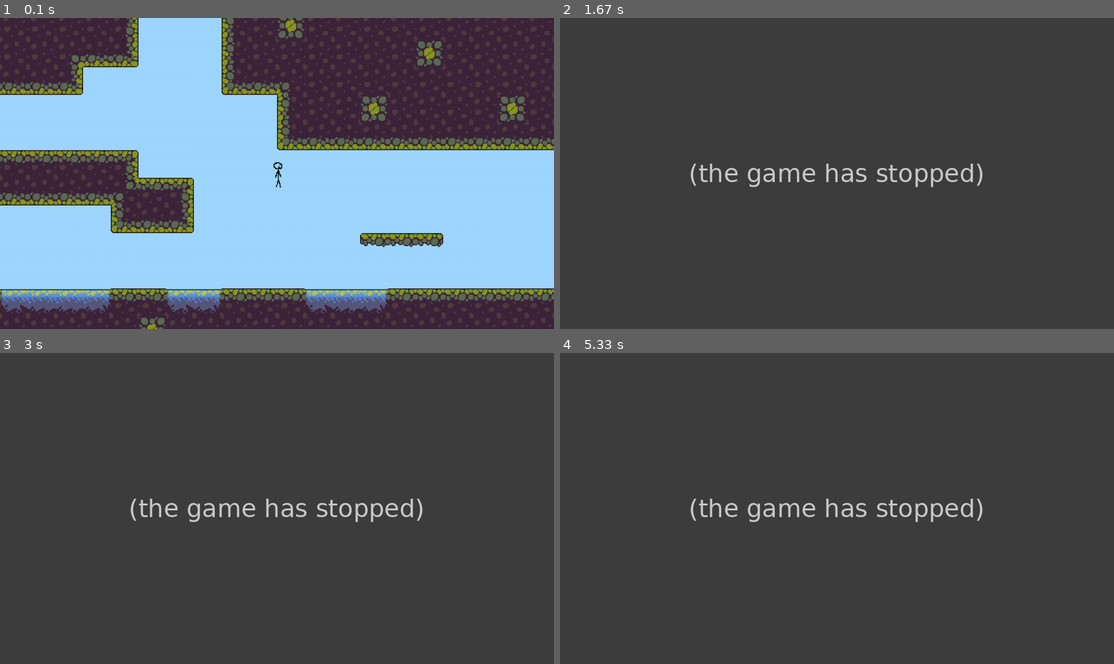
Above: before the commit, frames 1-4 (two rows, left to right).
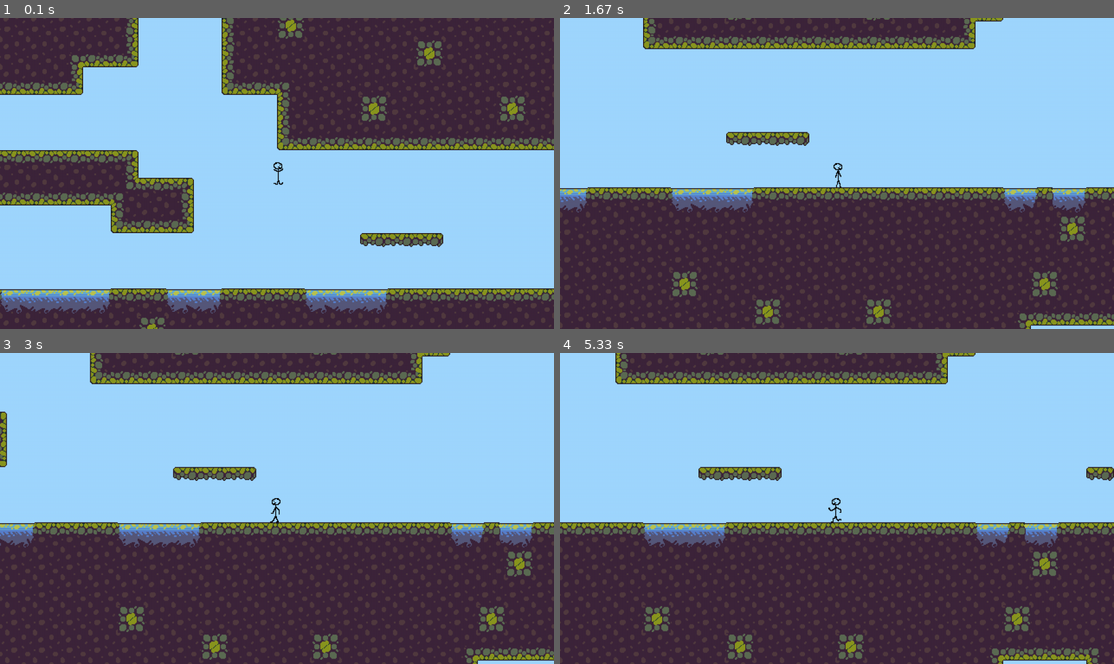
Above: after the commit, the same moments.

Repository: KDO1T/Return-To-Sender
Game: pygame game, started from main.py
The game is run twice, just before and just after one commit, with the same random seed, the same clock (stepped at 60 frames per second) and the same inputs.
Inputs:
- Up to frame 1 (0.1 s): no input
- Up to frame 2 (1.67 s): hold Space 0.33-0.8 s; hold D 0.33-0.8 s; tap Space at 0.83 s; hold D 1.17-1.63 s
- Up to frame 3 (3 s): hold D 2-2.47 s; hold A from 2.5 s (still down)
- Up to frame 4 (5.33 s): release A at 3.03 s; hold A 3.4-3.8 s; hold W 3.83-4.2 s; hold D 4.23-4.87 s; hold S 4.9-5.27 s; hold A from 5.3 s (still down)

The runs differ from the first frame. In frame 1, less than 0.1% of the frame differs, in the area x 49-52%, y 48-55%; in frame 2, 90%, in the area x 0-100%, y 0-100%; in frame 3, 90%; in frame 4, 90%.
Error before the commit: UnboundLocalError: cannot access local variable 'action' where it is not associated with a v...; the game stopped at 0.83 s (later frames are placeholders)

Commit message:
got animations working

Diff:
--- a/main.py
+++ b/main.py
@@ -87,18 +87,16 @@
 
 # *------------------------------ANIMATION------------------------------------------------------------------------
 
-# idle_frames = ['animations/idle/idle_1.png', 'animations/idle/idle_2.png', 'animations/idle/idle_3.png', 'animations/idle/idle_4.png',
-#                 'animations/idle/idle_5.png', 'animations/idle/idle_6.png']
 
 idle_frames = [pygame.image.load(f"animations/idle/idle_{i}.png") for i in range(1, 7)]
-movement_frames = [pygame.image.load(f"animations/idle/idle_{i}.png") for i in range(1, 6)]
-jumping_frames = []
+movement_frames = [pygame.image.load(f"animations/walking/walking_{i}.png") for i in range(1, 6)]
+jumping_frames = [pygame.image.load(f"animations/jumping/jumping_{i}.png") for i in range(1, 5)]
+falling_frames = [pygame.image.load(f"animations/falling/falling_{i}.png") for i in range(1, 4)]
 current_frames = []
-
-if len(current_frames) == 0:
-    current_frames = idle_frames
-
-mode = 0 #idle = 0, moving = 1, jumping = 2
+animated_frames = []
+
+
+mode = 0 #idle = 0, moving = 1, jumping = 2, falling = 3
 active_frame = 0
 count = 0
 
@@ -112,35 +110,12 @@
         action = tick //10
     if mod == 1: #moving
         action = tick //12
-
-
-    # if mod == 1:
-    #     if tick <= 10:
-    #         action = 0
-    #     if tick <= 20:
-    #         action = 1
-    #     if tick <= 30:
-    #         action = 2
-    #     if tick <= 40:
-    #         action = 3
-    #     if tick <= 50:
-    #         action = 4
-    #     if tick <= 60:
-    #         action = 5
-
-    # if mod == 2:
-    #     if tick <= 10:
-    #         action = 0
-    #     if tick <= 20:
-    #         action = 1
-    #     if tick <= 30:
-    #         action = 2
-    #     if tick <= 40:
-    #         action = 3
-    #     if tick <= 50:
-    #         action = 4
-    #     if tick <= 60:
-    #         action = 5
+    if mod == 2: #jumping
+        action = tick //15
+    if mod == 3: #falling
+        action = tick //20
+
+
 
     return action, tick
 
@@ -201,17 +176,10 @@
         if event.type == pygame.KEYDOWN:
             if event.key == pygame.K_d: #pressing D (right)
                 moving_right = True
-                mode = 1
-                current_frames = movement_frames
             if event.key == pygame.K_a: #pressing A (left)
                 moving_left = True
-                mode = 1
-                current_frames = movement_frames
             if event.key == pygame.K_SPACE:
                 press_space = True
-                mode = 2
-                current_frames = jumping_frames
-
 
 
             # *--KEY IS LET GO--*
@@ -313,13 +281,37 @@
     press_space = False #just returns it back to the original state so it doesn't infintely jump
 
     if jump == True:
-                player_y_momentum = -4.5
-
-
-
-
-                                         # *--RENDERING--*
- #------------------------------------
+        player_y_momentum = -4.5
+
+                                # *--ANIMATION--*
+ #-----------------------------------------------------------------------------------------------------
+
+    if on_ground == False and player_y_momentum > 0: #falling animation
+        mode = 3
+        current_frames = falling_frames
+    elif on_ground == False and player_y_momentum <= 0: #jumping animation
+        mode = 2
+        current_frames = jumping_frames
+    elif moving_right or moving_left:
+            mode = 1
+            current_frames = movement_frames
+    else: #idle
+        mode = 0
+        current_frames = idle_frames
+
+    #safe_guard // redudant later remove in final
+    if len(current_frames) < 0:
+        current_frames = idle_frames
+
+    animated_frames = current_frames
+
+
+
+
+
+
+                                # *--RENDERING--*
+ #----------------------------------------------------------------------------------------------------------
 
 
 
@@ -367,7 +359,7 @@
 
 
     active_frame, count = update_player(mode, count)
-    player_sprite = current_frames[active_frame]
+    player_sprite = animated_frames[active_frame]
     canvas.blit(pygame.transform.flip(player_sprite, x_flip, False), player_render_pos)
 
     #^^ draws the player onto the location of its hitbox*
Binary file added: animations/falling/falling_1.png
Binary file added: animations/falling/falling_2.png
Binary file added: animations/falling/falling_3.png
Binary file added: animations/jumping/jumping_1.png
Binary file added: animations/jumping/jumping_2.png
Binary file added: animations/jumping/jumping_3.png
Binary file added: animations/jumping/jumping_4.png
Not shown, added: animations/falling.zip
